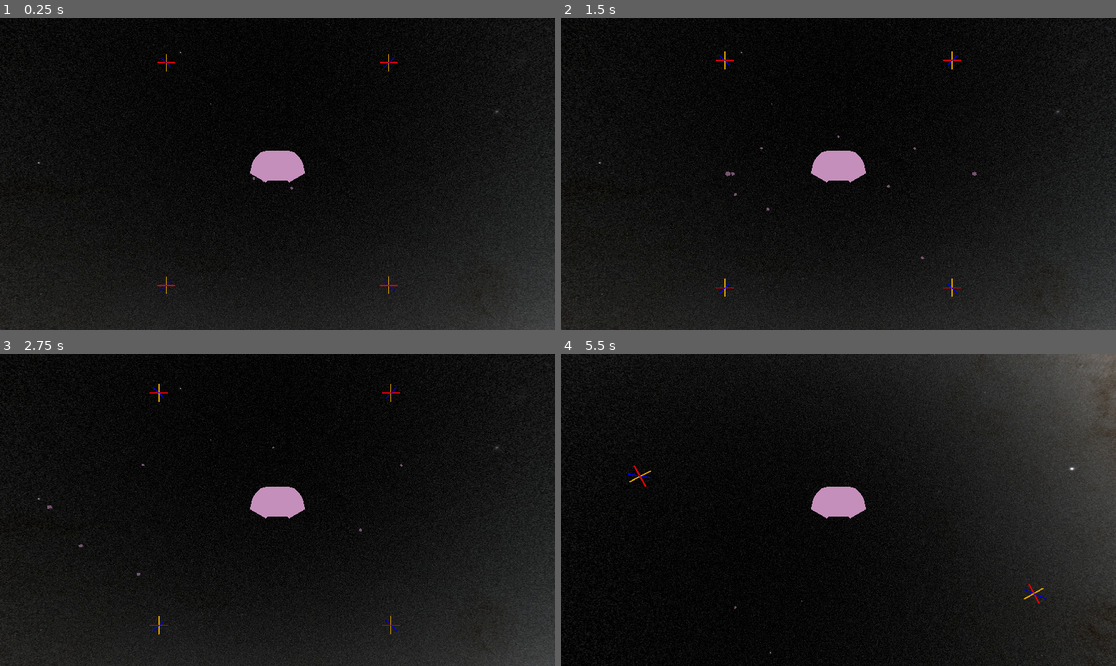
Above: before the commit, frames 1-4 (two rows, left to right).
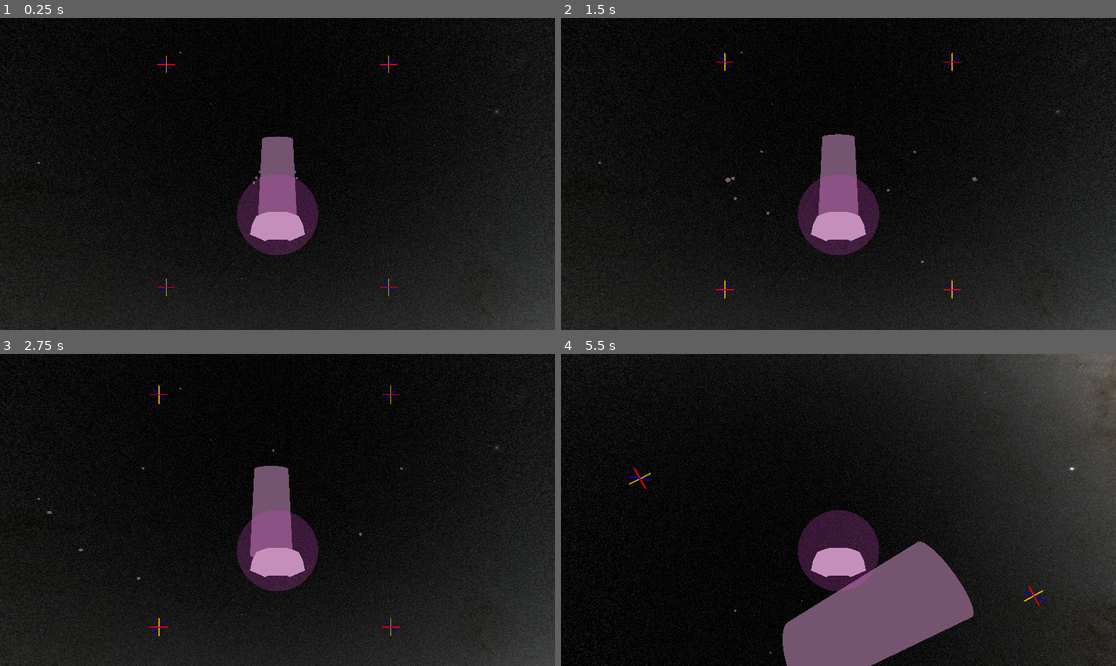
Above: after the commit, the same moments.

Repository: Wake1st/SpaceFlyer
Game: Godot game, scene res://space.tscn
Two runs of this game, one before a commit and one after it. Both use one fixed random seed, a clock stepped at 60 frames per second and the inputs below.
Inputs:
- Up to frame 1 (0.25 s): no input
- Up to frame 2 (1.5 s): hold W (forward) 0.53-1.28 s; tap Space (grab, bound only after the commit) at 0.6 s; hold S (backward) from 1.28 s (still down); tap Keypad 2 (a-pitch) at 1.35 s
- Up to frame 3 (2.75 s): tap Space (grab, bound only after the commit) at 1.55, 2.3 s; release S (backward) at 2.03 s; hold W (forward) from 2.03 s (still down); hold Keypad 6 (a-roll) from 2.03 s (still down)
- Up to frame 4 (5.5 s): release Keypad 6 (a-roll) at 2.78 s; tap D (a_yaw) at 2.85 s; tap Space (grab, bound only after the commit) every 0.75 s from 3.05 to 5.3 s; release W (forward) at 3.53 s; hold Keypad 4 (left) 3.53-5.03 s; tap Shift (control_mode_swap) at 3.6 s; tap Keypad 8 (pitch) at 4.35 s; hold S (backward) from 5.03 s (still down); hold X (stop_rotation) from 5.03 s (still down)

The runs differ from the first frame. In frame 1, 4.1% of the frame differs, in the area x 28-72%, y 11-90%; in frame 2, 4.2%; in frame 3, 4.3%; in frame 4, 12%, in the area x 12-88%, y 35-100%.

Commit message:
catch and release; TODO: lerp the grabbable location, and rotate with vehicle

Diff:
--- a/Controls.gd
+++ b/Controls.gd
@@ -14,6 +14,7 @@
 var stopTranslation:= false
 var stopRotation:= false
 
+var grab:=false
 #var boost:= false
 #var fire:= false
 
@@ -40,9 +41,9 @@
 			rotation.y += int(Input.is_action_pressed("yaw")) - int(Input.is_action_pressed("a_yaw"))
 
 
+	grab = Input.is_action_just_pressed("grab")
 #	fire = (Input.is_action_pressed("fire") || forceFireOn) && (Settings.menuOpen == false)
 
-#	print("class_name Controls:",self)
 	return self
 
 
--- a/DebrisSpawner.gd
+++ /dev/null
@@ -1,39 +0,0 @@
-class_name DebrisSpawner
-extends Node
-
-
-@export var itemCount:float = 10.0
-
-var items:Array[RigidBody3D] = []
-
-
-func _ready():
-	var deb = preload("res://debris.tscn")
-	var parent = get_parent()
-
-	for i in itemCount:
-		var item = deb.instantiate()
-		items.append(item)
-
-	for i in items.size():
-		items[i].apply_force(
-			Vector3(
-				randf_range(2,8),
-				randf_range(2,8),
-				randf_range(2,8)
-			)
-		)
-		items[i].apply_torque(
-			Vector3(
-				randf_range(0.4,3),
-				randf_range(0.4,3),
-				randf_range(0.4,3)
-			)
-		)
-
-		parent.add_child(items[i])
-
-
-func _physics_process(_delta):
-	for i in items.size():
-		print(items[i].transform.origin)
--- a/Vehicle.gd
+++ b/Vehicle.gd
@@ -9,11 +9,28 @@
 const translationDampCoef:float = 1.4
 const rotationDampCoef:float = 0.2
 
+var grabbable:RigidBody3D = null
+var grabbing:bool = false
+
 
 func _integrate_forces(_state):
 	var controls:Controls = controlsCapture._capture()
 #	print_info(controls)
 
+	motion(controls)
+
+	if controls.grab:
+		if grabbing:
+			grabbable = null
+			grabbing = false
+
+	if grabbing:
+		var grabOrigin = global_transform.basis * $GrabArea/GrabCollider.transform.origin
+		grabbable.transform.origin = global_position + grabOrigin
+		print(grabbable.transform.origin)
+
+
+func motion(controls:Controls):
 	#	translate
 	if controls.stopTranslation:
 		if linear_velocity.length() > 1:
@@ -33,6 +50,19 @@
 		apply_torque(global_transform.basis * controls.rotation * rotationSpeed)
 
 
+func _on_area_3d_body_entered(body):
+	if grabbable == null:
+		grabbable = body
+		grabbable.angular_velocity = Vector3.ZERO
+		grabbable.linear_velocity = Vector3.ZERO
+		grabbing = true
+
+
+func _on_area_3d_body_exited(body):
+	if not grabbing:
+		grabbable = null
+
+
 func print_info(controls:Controls):
 	print(
 		"cm: ", controls.CONTROL_MODE.keys()[controls.controlMode],
--- a/debris.tscn
+++ b/debris.tscn
@@ -5,6 +5,8 @@
 [sub_resource type="BoxMesh" id="BoxMesh_xk2p0"]
 
 [node name="debris" type="RigidBody3D"]
+collision_layer = 2
+collision_mask = 2
 gravity_scale = 0.0
 linear_damp_mode = 1
 angular_damp_mode = 1
@@ -14,3 +16,6 @@
 
 [node name="MeshInstance3D" type="MeshInstance3D" parent="."]
 mesh = SubResource("BoxMesh_xk2p0")
+
+[connection signal="body_entered" from="." to="." method="_on_body_entered"]
+[connection signal="body_exited" from="." to="." method="_on_body_exited"]
--- a/project.godot
+++ b/project.godot
@@ -92,3 +92,13 @@
 "events": [Object(InputEventKey,"resource_local_to_scene":false,"resource_name":"","device":-1,"window_id":0,"alt_press …(182 unchanged characters)…
 ]
 }
+grab={
+"deadzone": 0.5,
+"events": [Object(InputEventKey,"resource_local_to_scene":false,"resource_name":"","device":-1,"window_id":0,"alt_pressed":false,"shift_pressed":false,"ctrl_pressed":false,"meta_pressed":false,"pressed":false,"keycode":0,"physical_keycode":32,"key_label":0,"unicode":32,"echo":false,"script":null)
+]
+}
+
+[layer_names]
+
+3d_physics/layer_1="vehicle"
+3d_physics/layer_2="debris"
--- a/ship.gd
+++ b/ship.gd
@@ -22,7 +22,7 @@
 		)
 
 		items[i].apply_impulse(
-			global_position.normalized() * randf_range(20,200)
+			global_position.normalized() * randf_range(2,5)
 		)
 		items[i].apply_torque(
 			Vector3(
--- a/ship.tscn
+++ b/ship.tscn
@@ -11,5 +11,4 @@
 script = ExtResource("1_18bpn")
 
 [node name="MeshInstance3D" type="MeshInstance3D" parent="."]
-visible = false
 mesh = SubResource("CylinderMesh_m6y3n")
--- a/space.gd
+++ /dev/null
@@ -1 +0,0 @@
-extends Node3D
--- a/vehicle.tscn
+++ b/vehicle.tscn
@@ -6,6 +6,19 @@
 
 [sub_resource type="BoxShape3D" id="BoxShape3D_g6iso"]
 size = Vector3(2, 1, 4)
+
+[sub_resource type="CapsuleShape3D" id="CapsuleShape3D_5mrwd"]
+radius = 2.0
+height = 6.0
+
+[sub_resource type="StandardMaterial3D" id="StandardMaterial3D_i4rv6"]
+transparency = 1
+albedo_color = Color(1, 0.478431, 1, 0.235294)
+
+[sub_resource type="SphereMesh" id="SphereMesh_jao3r"]
+radius = 2.0
+height = 3.0
+is_hemisphere = true
 
 [node name="Vehicle" type="RigidBody3D" node_paths=PackedStringArray("controlsCapture")]
 gravity_scale = 0.0
@@ -20,7 +33,23 @@
 [node name="placeholder" parent="." instance=ExtResource("2_o4oah")]
 
 [node name="Camera3D" type="Camera3D" parent="."]
-transform = Transform3D(1, 0, 0, 0, 1, 0, 0, 0, 1, 0, 0, 8)
+transform = Transform3D(1, 0, 0, 0, 1, 0, 0, 0, 1, 0, 2, 8)
 
 [node name="Controls" type="Node" parent="."]
 script = ExtResource("3_e0mtw")
+
+[node name="GrabArea" type="Area3D" parent="."]
+collision_layer = 2
+collision_mask = 2
+
+[node name="GrabCollider" type="CollisionShape3D" parent="GrabArea"]
+transform = Transform3D(1, 0, 0, 0, -4.37114e-08, 1, 0, -1, -4.37114e-08, 0, 0, -2)
+shape = SubResource("CapsuleShape3D_5mrwd")
+
+[node name="MeshInstance3D" type="MeshInstance3D" parent="GrabArea/GrabCollider"]
+material_override = SubResource("StandardMaterial3D_i4rv6")
+mesh = SubResource("SphereMesh_jao3r")
+skeleton = NodePath("../../..")
+
+[connection signal="body_entered" from="GrabArea" to="." method="_on_area_3d_body_entered"]
+[connection signal="body_exited" from="GrabArea" to="." method="_on_area_3d_body_exited"]
Not shown: 1 places in vehicle.tscn that only renumber resources
